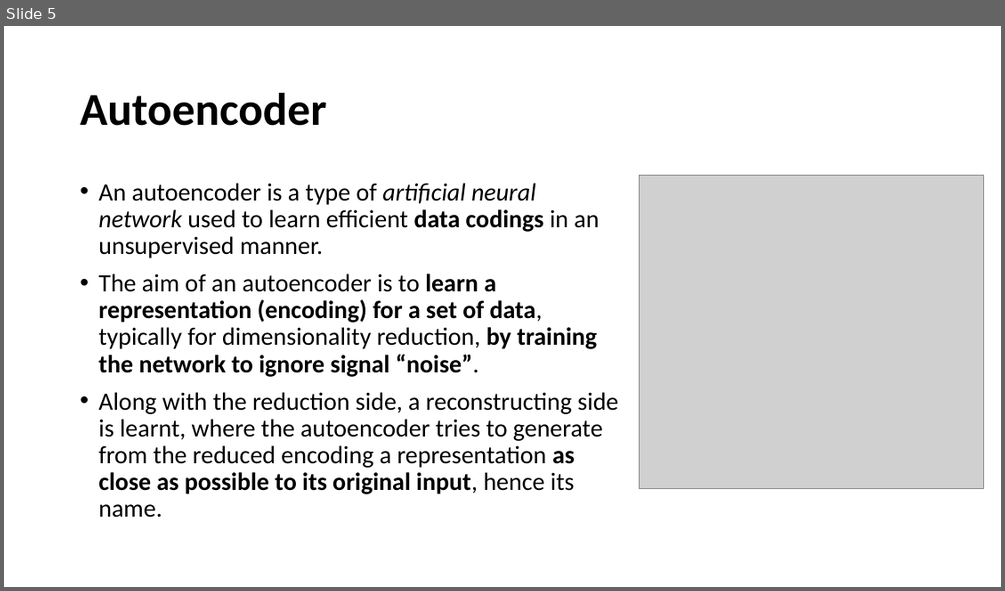
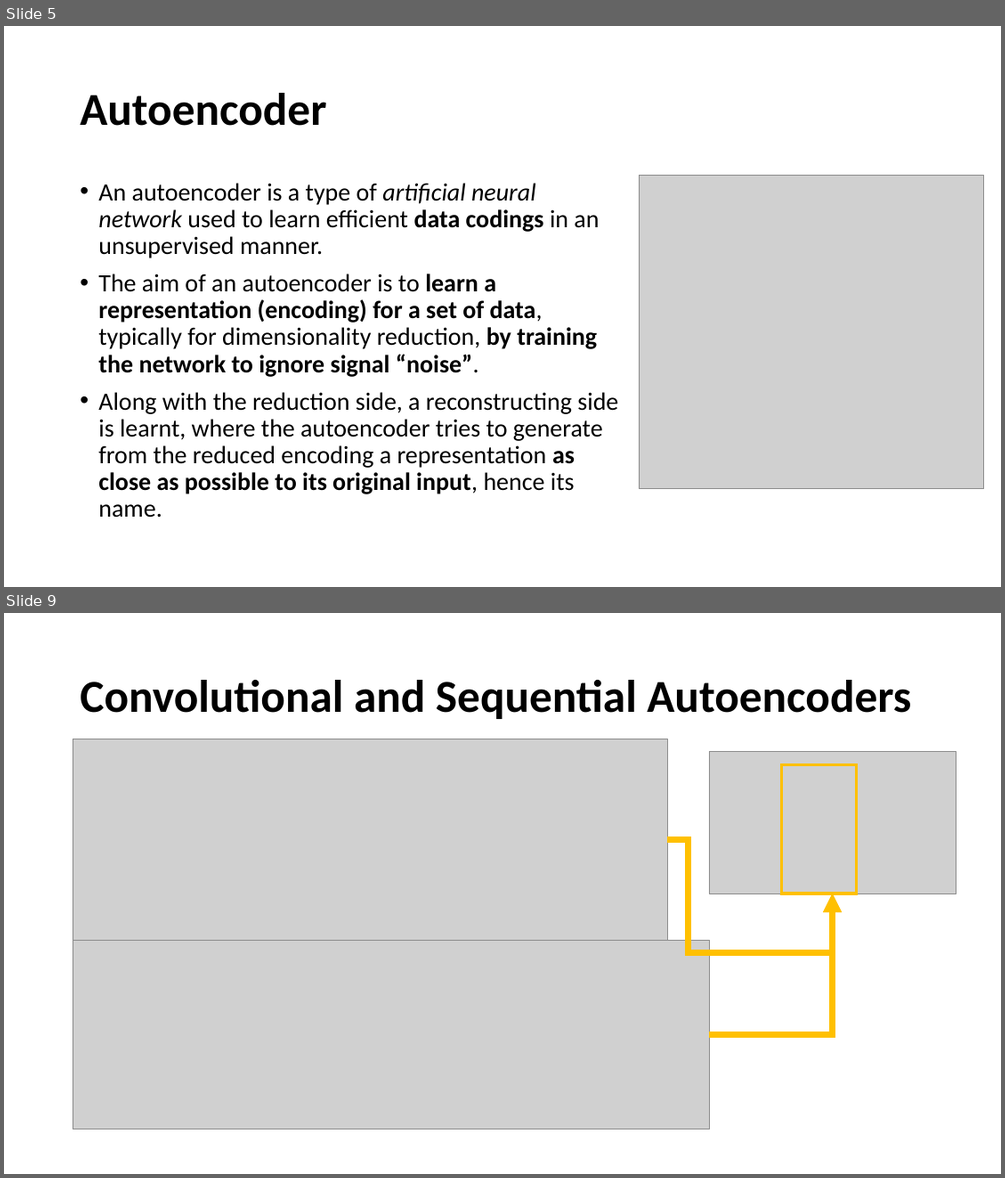
Before and after one commit to tingsyo/course_2020Q3_representation_learning, a slide deck: notebooks/05_Autoencoder_and_variations.pptx. Shown one above the other, each under a label of ours: slide 5 before the commit, slides 5 and 9 after it; the slides between them are not shown. The pictures are 1005x591 and 1005x1178 pixels, drawn with LibreOffice and Linux fonts; fonts in the diff are those of the drawing; grey boxes stand for pictures. Boxes give left, top, right and bottom in pixels: in the first picture for what was removed or moved away, otherwise in the second. Text is boxed around its words. In the diff, an @@ line names an element or a change of style, - is before the commit and + after.

```diff
--- a/notebooks/05_Autoencoder_and_variations.pptx
+++ b/notebooks/05_Autoencoder_and_variations.pptx
@@ slide 9 added at (x1=4, y1=613, x2=1001, y2=1174), background #FFFFFF @@
@@ title added at (x1=80, y1=680, x2=911, y2=719), 44 pt, text #000000, bold @@
+Convolutional and Sequential Autoencoders
@@ picture added at (x1=73, y1=739, x2=668, y2=941) @@
@@ picture added at (x1=709, y1=751, x2=956, y2=893) @@
@@ rectangle added at (x1=782, y1=765, x2=857, y2=893), outline #FFC000 3 pt @@
@@ elbow arrow added from (667, 840) to (833, 893), #FFC000 6 pt @@
@@ elbow arrow added from (709, 1035) to (833, 893), #FFC000 6 pt @@
@@ picture added at (x1=73, y1=941, x2=709, y2=1130) @@
```
Also in this commit, not shown: 6 other slides added, 1 slide removed.
